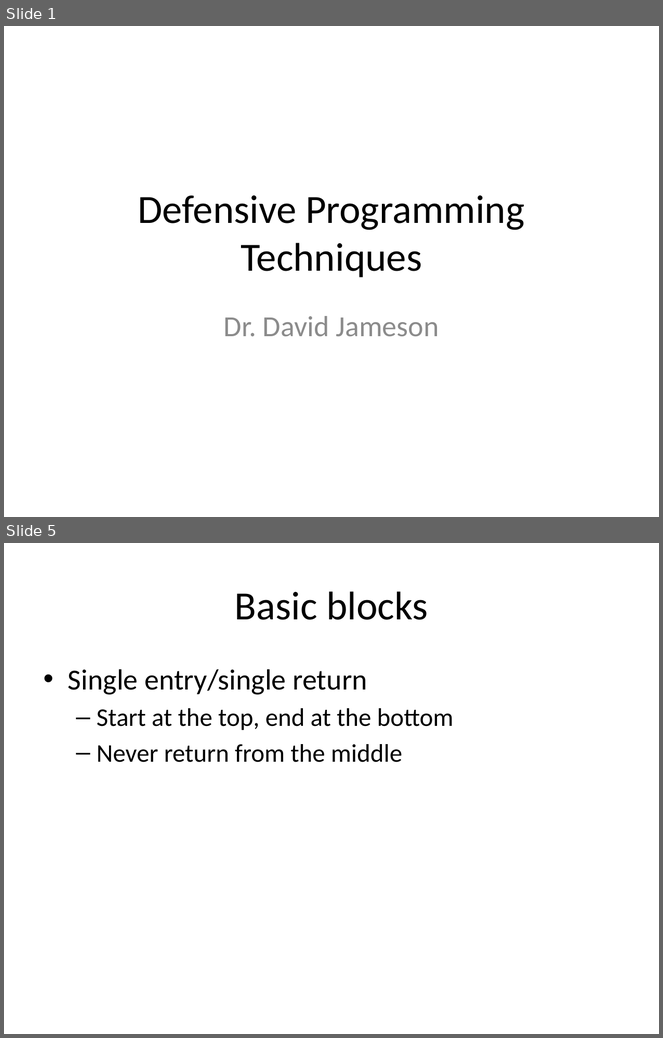
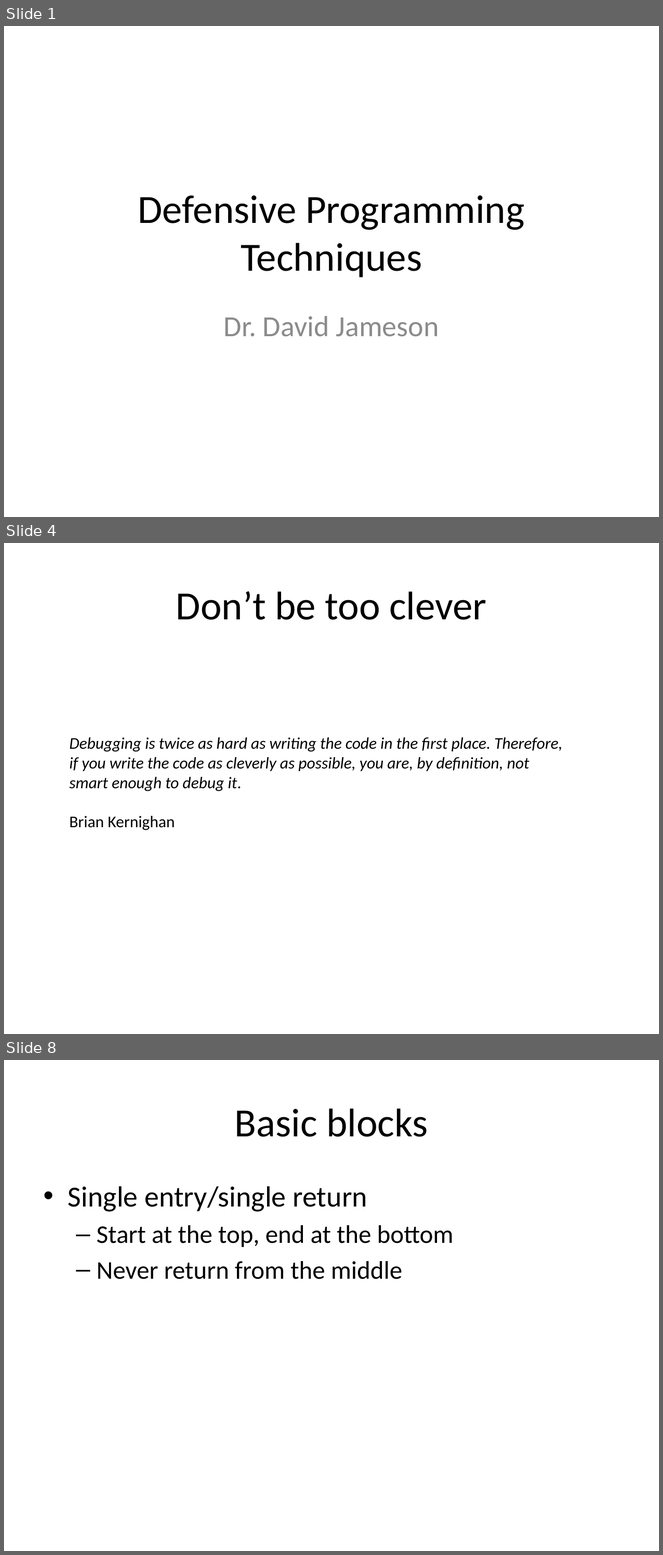
Before and after one commit to DavidJameson/SocialSoftware, a slide deck: DefensiveProgrammingTechniques.pptx. Shown one above the other, each under a label of ours: slides 1 and 5 before the commit, slides 1, 4 and 8 after it; the slides between them are not shown. The pictures are 663x1038 and 663x1555 pixels, drawn with LibreOffice and Linux fonts; fonts in the diff are those of the drawing. Boxes give left, top, right and bottom in pixels: in the first picture for what was removed or moved away, otherwise in the second. Text is boxed around its words. In the diff, an @@ line names an element or a change of style, - is before the commit and + after.

```diff
--- a/DefensiveProgrammingTechniques.pptx
+++ b/DefensiveProgrammingTechniques.pptx
@@ slide 4 added at box(4, 543, 659, 1034), background #FFFFFF @@
@@ title added at box(176, 591, 487, 620), 44 pt, text #000000 @@
+Don’t be too clever
@@ text added at box(70, 737, 562, 831), 18 pt, text #000000, italic @@
+Debugging is twice as hard as writing the code in the first place. Therefore, if you write the code as cleverly as possible, you are, by definition, not smart enough to debug it.
+Brian Kernighan
@@ what was slide 5 is now slide 8 @@
```
Also in this commit, not shown: 4 slides changed, 10 other slides added.
